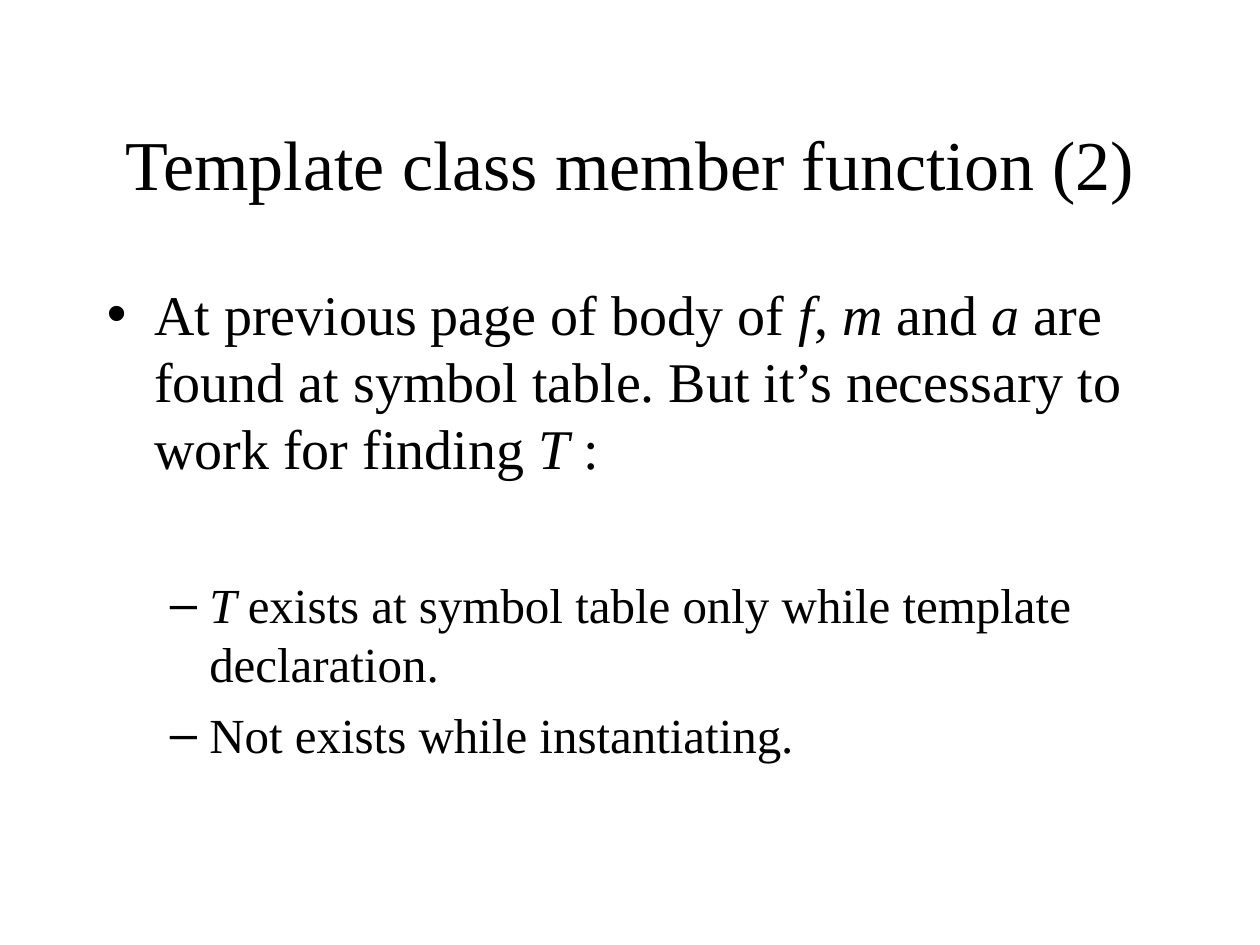
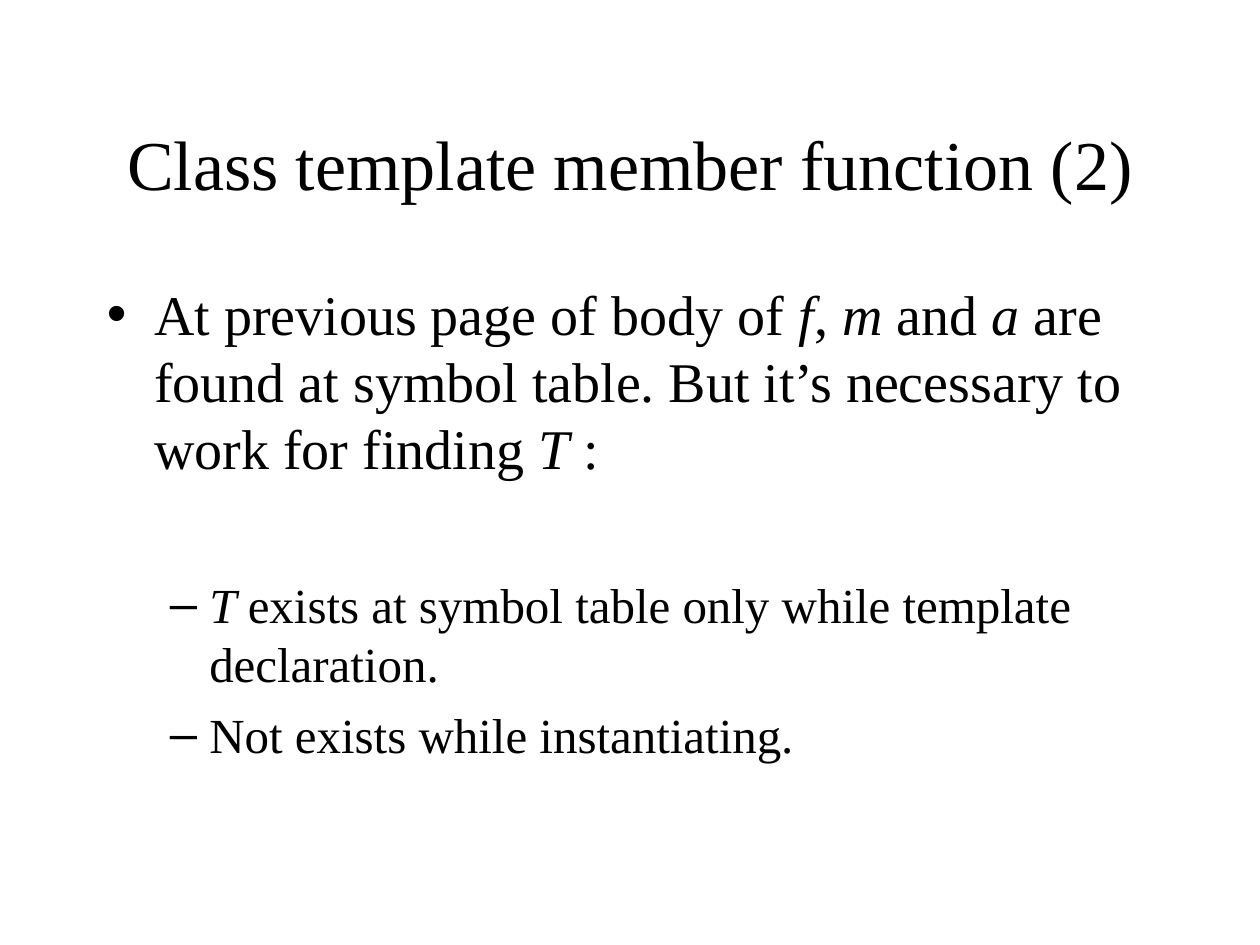
Before and after one commit to KeiHasegawa/cxx_doc, a slide deck: slide 7 of 14_template_parse_e.ppt. Drawn at 1260x945 pixels with LibreOffice and Linux fonts; fonts in the diff are those of the drawing. Boxes give left, top, right and bottom in pixels: in the first picture for what was removed or moved away, otherwise in the second. Text is boxed around its words. In the diff, an @@ line names an element or a change of style, - is before the commit and + after.

```diff
--- a/14_template_parse_e.ppt
+++ b/14_template_parse_e.ppt
@@ title at (127, 140, 1133, 203): text changed @@
-Template class member function (2)
+Class template member function (2)
```
Also in this commit, not shown: 3 other slides changed, 5 other files.
